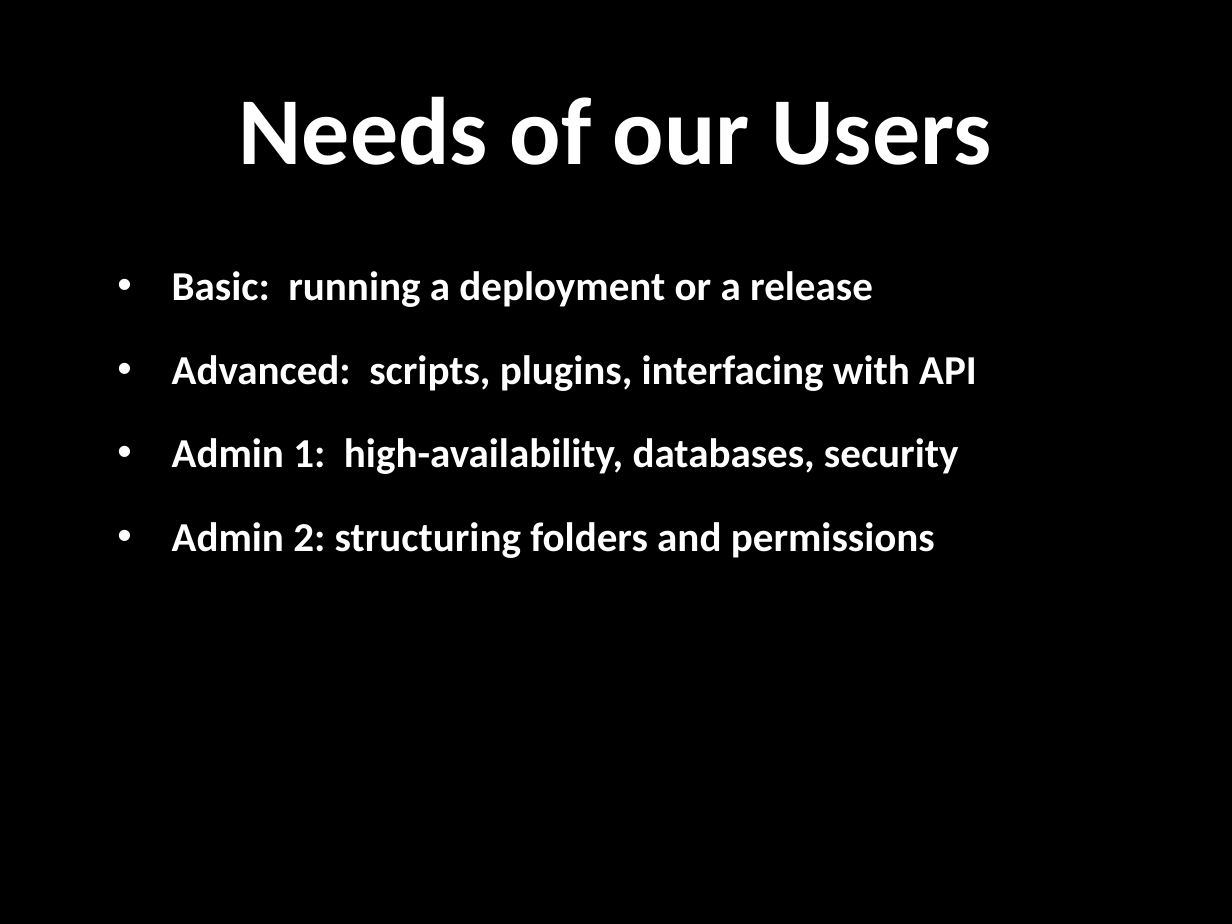
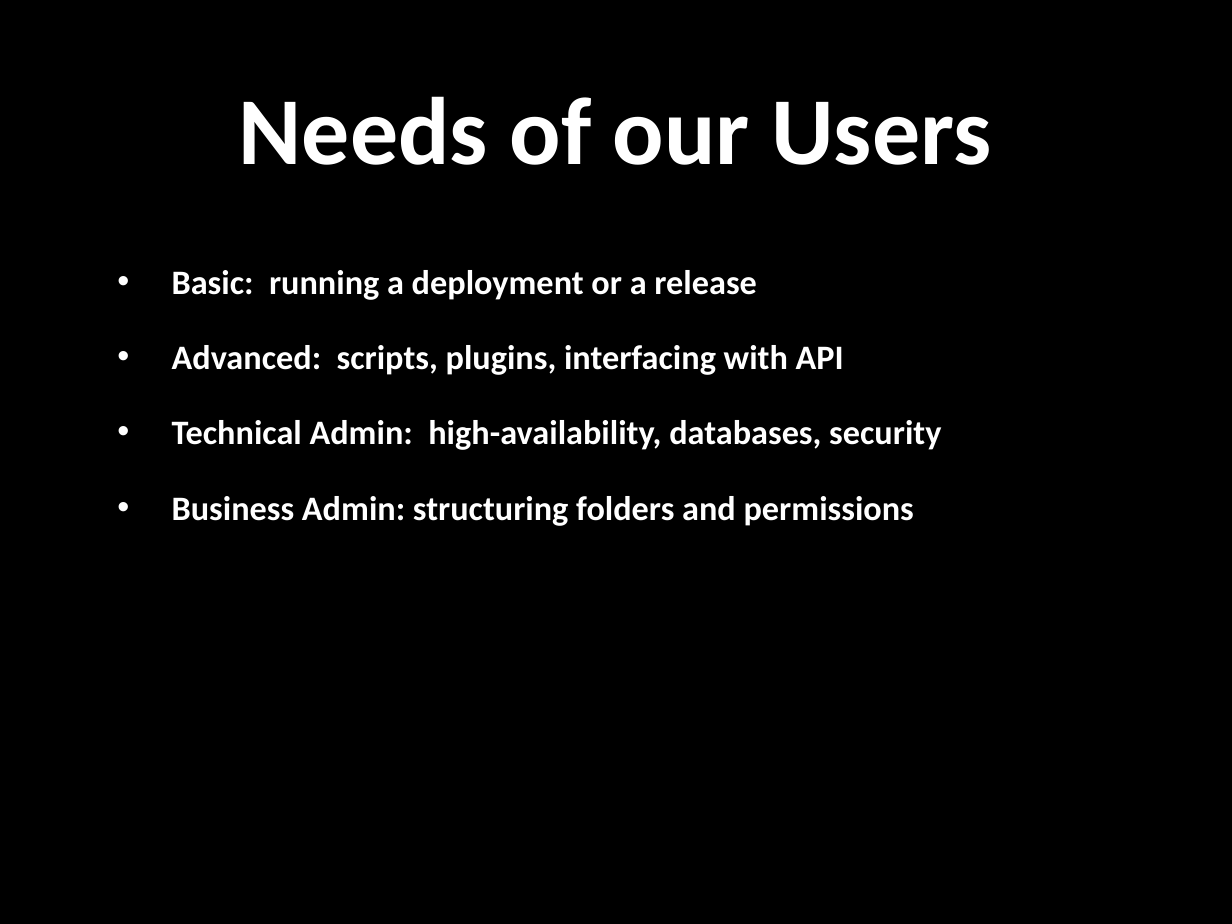
Before and after one commit to droberts2013/Teaching-IT-Trainers, a slide deck: slide 4 of DaveTeachingITTrainers-2.pptx. Drawn at 1232x924 pixels with LibreOffice and Linux fonts; fonts in the diff are those of the drawing; background and template pictures are left out. Boxes give left, top, right and bottom in pixels: in the first picture for what was removed or moved away, otherwise in the second. Text is boxed around its words. In the diff, an @@ line names an element or a change of style, - is before the commit and + after.

Commit message:
Add slide

```diff
--- a/DaveTeachingITTrainers-2.pptx
+++ b/DaveTeachingITTrainers-2.pptx
@@ text at box(172, 270, 844, 375): size 24 to 20 pt in "Basic: running a deployment or a release", "Advanced: scripts, plugins, interfacing with API" @@
@@ text at box(172, 420, 941, 526): text changed; size 24 to 20 pt @@
-• Admin 1: high-availability, databases, security
-• Admin 2: structuring folders and permissions
+• Technical Admin: high-availability, databases, security
+• Business Admin: structuring folders and permissions
```
Also in this commit, not shown: 5 other slides changed, 1 slide added, 1 other file.
